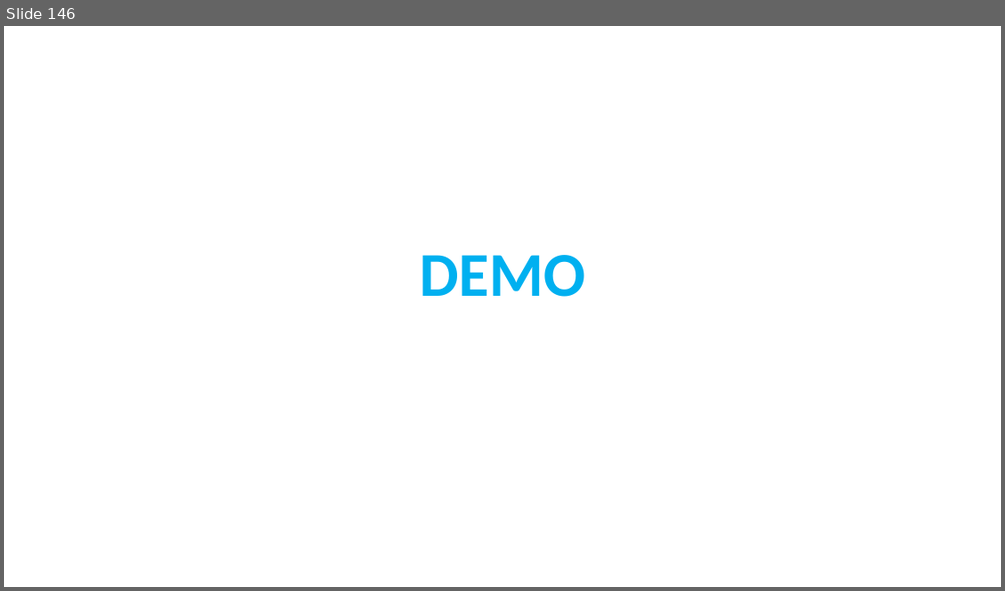
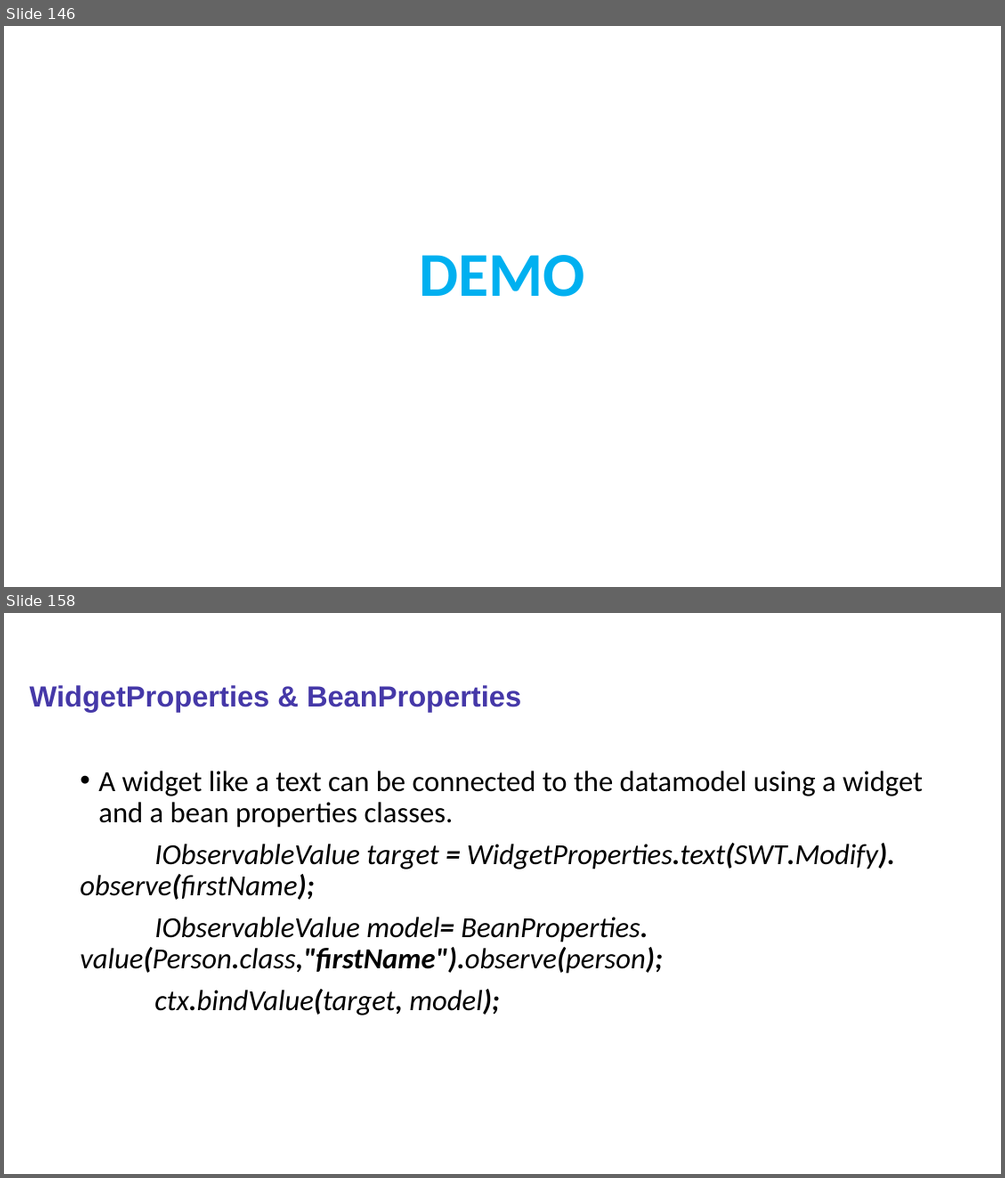
Before and after one commit to sabir123/RCP.Presentations, a slide deck: Eclipse_RCP_Training.pptx. Shown one above the other, each under a label of ours: slide 146 before the commit, slides 146 and 158 after it; the slides between them are not shown. The pictures are 1005x591 and 1005x1178 pixels, drawn with LibreOffice and Linux fonts; fonts in the diff are those of the drawing. Boxes give left, top, right and bottom in pixels: in the first picture for what was removed or moved away, otherwise in the second. Text is boxed around its words. In the diff, an @@ line names an element or a change of style, - is before the commit and + after.

```diff
--- a/Eclipse_RCP_Training.pptx
+++ b/Eclipse_RCP_Training.pptx
@@ slide 158 added at <box>4,613,1001,1174</box>, background #FFFFFF @@
@@ title added at <box>30,685,521,711</box>, 28 pt, text #4538A8, bold @@
+WidgetProperties & BeanProperties
@@ text added at <box>80,771,922,1015</box>, 28 pt, text #000000, italic @@
+• A widget like a text can be connected to the datamodel using a widget and a bean properties classes.
+IObservableValue target = WidgetProperties.text(SWT.Modify). observe(firstName);
+IObservableValue model= BeanProperties. value(Person.class,"firstName").observe(person);
+ctx.bindValue(target, model);
```
Also in this commit, not shown: 32 other slides added.
